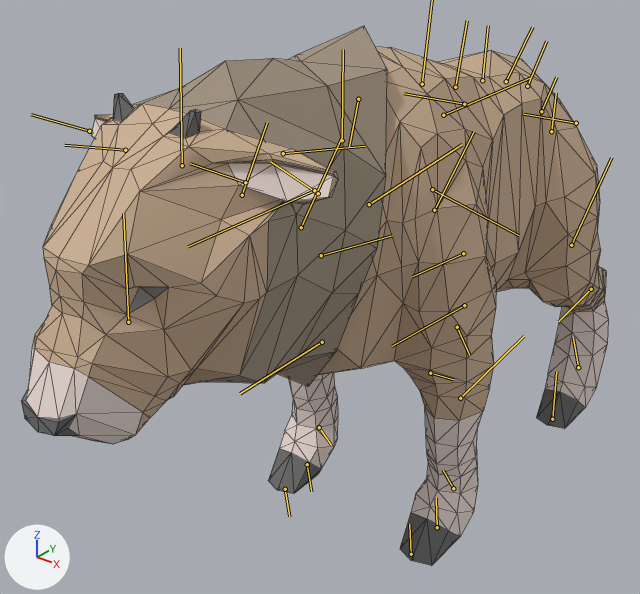
An edit to the FBX model Assets/Meshes/Characters/MuskaloModel_Still.fbx, drawn before and after from the same camera.
One viewpoint serves both versions: a 50 mm camera at (0.0224, -0.0356, 0.0228) aimed at (-0.0019, -0.0053, 0.0039). Arrows for +X, +Y and +Z are at lower left; the lights stay in place. Both versions are drawn at the pose saved in each file; the numbers are the values there. The bones that bend it are drawn over the model as lines. Mesh edges are drawn as thin lines.

Names of what the first picture shows: 'Duskalo_Mesh'.
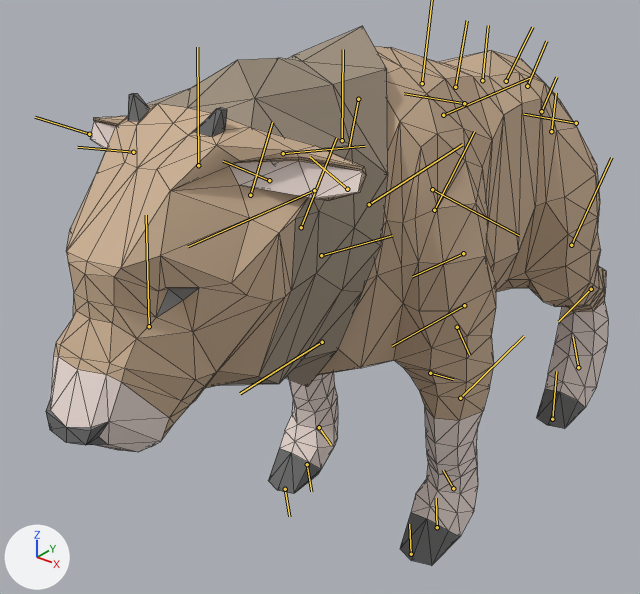
Boxes [x1, y1, x2, y2] around the edits, measured in the pictures (640 x 594 px):
```json
{"object": "Duskalo_Mesh", "change": "posed", "before": [21, 26, 609, 566], "after": [46, 26, 609, 566]}
{"bone": "dusk_joint6", "before": "(301, 227) to (341, 138)", "after": "(301, 227) to (336, 138)"}
```

Edits to the scene script, one JSON object a line:
```json
{"block": "bone_dusk_joint6", "where": "bone_dusk_joint6 = bpy.data.objects['Duskalo_skeleton_grp'].pose.bones['dusk_joint6']  # child of 'dusk_joint5'"}
{"op": "set", "path": "bone_dusk_joint6.rotation_quaternion", "old": "(1.0, 0.0, 0.0, 0.0)", "new": "(0.998, 0.035, 0.042, 0.008)", "note": "degrees (0, 0, 0) -> degrees (4, 5, 1)"}
```
